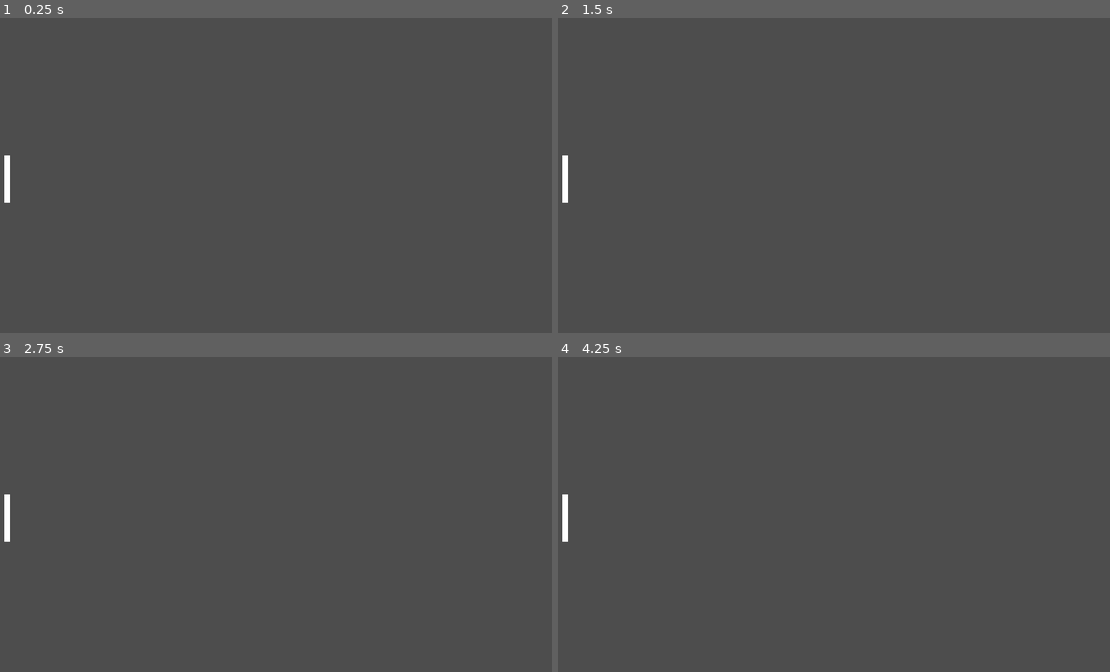
Above: before the commit, frames 1-4 (two rows, left to right).
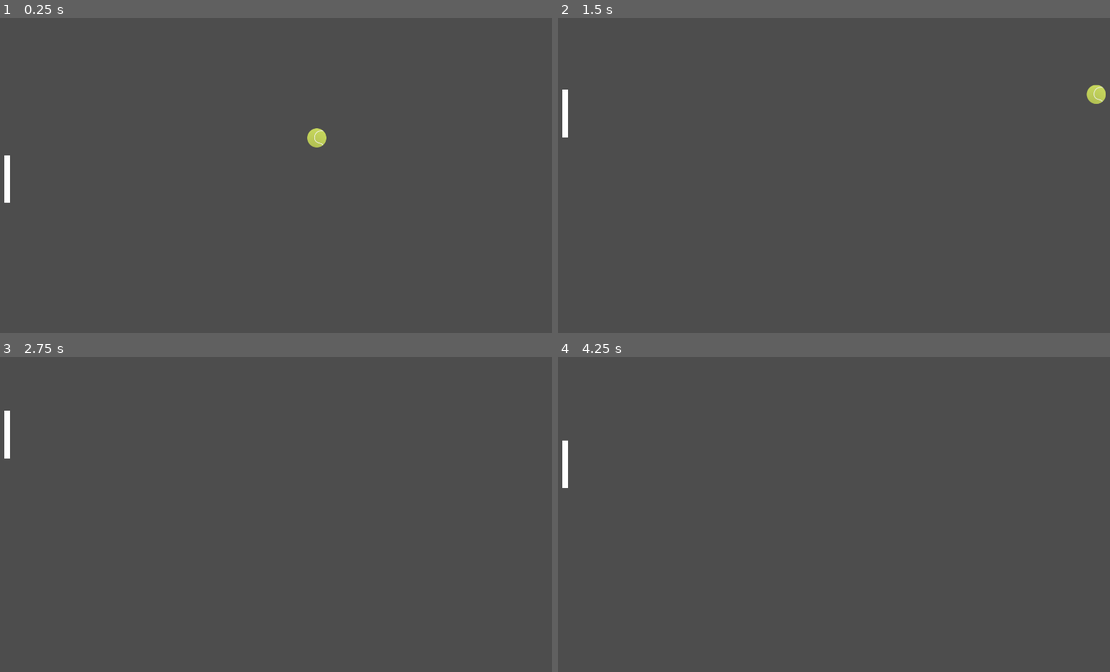
Above: after the commit, the same moments.

Repository: luishernandezg/platzipong
Game: Godot game, scene res://Level.tscn
Same seed, same stepped clock (60 frames per second), same inputs: the game is played once before the commit and once after it.
Inputs:
- Up to frame 1 (0.25 s): no input
- Up to frame 2 (1.5 s): hold Up (ui_up) 0.53-1.28 s; hold Down (ui_down) from 1.28 s (still down)
- Up to frame 3 (2.75 s): release Down (ui_down) at 2.03 s; hold Up (ui_up) from 2.03 s (still down)
- Up to frame 4 (4.25 s): tap Enter at 3.5 s; release Up (ui_up) at 3.53 s; hold Down (ui_down) from 3.53 s (still down)

The runs differ from the first frame. In frame 1, 0.2% of the frame differs, in the area x 55-60%, y 35-42%; in frame 2, 0.5%, in the area x 0-100%, y 21-59%; in frame 3, 0.3%; in frame 4, 0.3%.

Commit message:
added ball and player movement

Diff:
--- a/Level.tscn
+++ b/Level.tscn
@@ -1,6 +1,9 @@
-[gd_scene load_steps=5 format=3 uid="uid://db14xy4wlot0u"]
+[gd_scene load_steps=8 format=3 uid="uid://db14xy4wlot0u"]
 
 [ext_resource type="PackedScene" uid="uid://d1bfsh66s3v3p" path="res://Player.tscn" id="1_3lku3"]
+[ext_resource type="Script" path="res://player.gd" id="2_v7qq3"]
+[ext_resource type="PackedScene" uid="uid://7l3xbojv2k6x" path="res://ball.tscn" id="3_ueyuh"]
+[ext_resource type="Script" path="res://ball.gd" id="4_wpfal"]
 
 [sub_resource type="GDScript" id="GDScript_2l8dd"]
 script/source = "extends Node2D
@@ -51,3 +54,8 @@
 
 [node name="Player" parent="." instance=ExtResource("1_3lku3")]
 position = Vector2(50, 460)
+script = ExtResource("2_v7qq3")
+
+[node name="Ball" parent="." instance=ExtResource("3_ueyuh")]
+position = Vector2(948, 522)
+script = ExtResource("4_wpfal")
--- /dev/null
+++ b/ball.gd
@@ -0,0 +1,19 @@
+extends CharacterBody2D
+
+
+var speed = 0
+var direction = Vector2.ZERO
+var is_moving = false
+
+func _ready():
+	randomize()
+	speed = 600
+	direction.x =[-1,1][randi() % 2]
+	direction.y = [-0.8, 0.8][randi() % 2]
+	is_moving = true
+
+func _physics_process(delta):
+	if is_moving:
+		var collide = move_and_collide(speed * direction * delta);
+		if collide:
+			direction = direction.bounce(collide.get_normal());
--- /dev/null
+++ b/ball.tscn
@@ -0,0 +1,14 @@
+[gd_scene load_steps=3 format=3 uid="uid://7l3xbojv2k6x"]
+
+[ext_resource type="Texture2D" uid="uid://bdte3tquqimd3" path="res://ball.png" id="1_dsa2c"]
+
+[sub_resource type="CircleShape2D" id="CircleShape2D_mf7ig"]
+radius = 32.0
+
+[node name="Ball" type="CharacterBody2D"]
+
+[node name="Sprite2D" type="Sprite2D" parent="."]
+texture = ExtResource("1_dsa2c")
+
+[node name="CollisionShape2D" type="CollisionShape2D" parent="."]
+shape = SubResource("CircleShape2D_mf7ig")
--- /dev/null
+++ b/player.gd
@@ -0,0 +1,12 @@
+extends CharacterBody2D
+
+
+const SPEED = 400.0
+
+
+func _physics_process(delta):
+	# Get the direction of the input and make the move
+	var direction = Input.get_axis("ui_up", "ui_down")
+	velocity.y = direction * SPEED
+
+	move_and_slide()
Binary file added: ball.png
Not shown, added: ball.png.import
